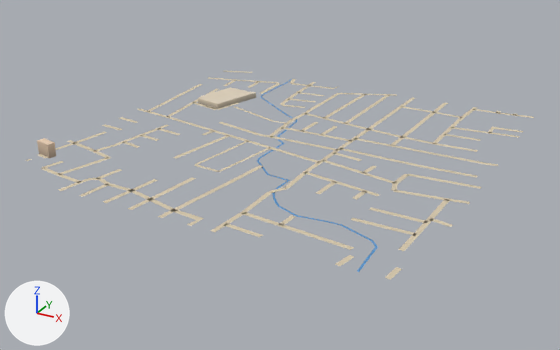
Renders of the glTF model public/assets/bengaluru-region-v1/tiles/t8_-21-l0.glb from each side of a commit.
Camera for both pictures: a 50 mm camera at (4682.0, -11062.0, 359.0) aimed at (4247.0, -10272.0, -36.0). Arrows for +X, +Y and +Z are at lower left; the lights stay in place. The picture after the commit comes second.

In view in the first picture: 'building', 'ground', 'water'.
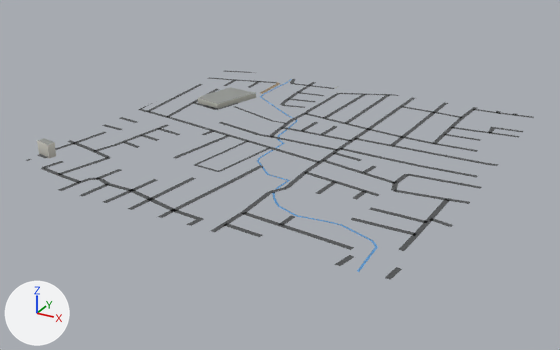
What differs and where, as boxes [x1, y1, x2, y2] in the pictures (560 x 350 px; the box of a moved part takes in the faces that stretch with it):
part 1 of me_building, recoloured: [37, 87, 256, 158] in both
part 2 of me_ground, moved or reshaped: [38, 77, 481, 266] in both
part 3 of me_ground, moved or reshaped: before [389, 94, 523, 133]; after [389, 94, 523, 138]
part 4 of me_ground, recoloured: [26, 77, 516, 280] in both

The edits, one by one:
me_building is used by ob_building; location (4000.0, -10500.0, 0.0).
me_building had 50 vertices, 71 faces and spanned x -3.0..117.0, y 65.0..395.0, z 0.0..18.0.
me_building now has 50 vertices, 92 faces and spans x -3.0..117.0, y 65.0..395.0, z 0.0..18.0.
me_building part 1: 71 kept faces spanning x -3.0..117.0, y 65.0..395.0, z 0.0..18.0 get new vertex colours.
Edits to the shape of me_building do not show in these pictures.
me_ground is used by ob_ground; location (4000.0, -10500.0, 0.0).
me_ground had 746 vertices, 562 faces and spanned x -3.0..501.0, y -1.0..503.0, z 1.0.
me_ground now has 771 vertices, 585 faces and spans x 0.0..500.0, y 0.0..500.0, z 1.0.
me_ground part 2: 31 vertices moved from x -1.0..499.0, y 0.0..501.0, z 1.0 to x 0.0..500.0, y 0.0..500.0, z 1.0; 17 vertices removed from x -3.0..501.0, y -1.0..499.0, z 1.0; 32 vertices added at x 0.0..500.0, y 0.0..500.0, z 1.0.
me_ground part 3: 6 vertices moved from x 296.0..477.0, y 476.0..503.0, z 1.0 to x 290.0..471.0, y 482.0..500.0, z 1.0; 6 vertices removed from x 370.0..471.0, y 425.0..499.0, z 1.0; 14 vertices added at x 370.0..500.0, y 406.0..500.0, z 1.0.
me_ground part 4: 505 kept faces spanning x 0.0..500.0, y 0.0..500.0, z 1.0 get new vertex colours; the middle colour goes from beige #d7c9ae to dark grey #535556.
Other edits to the shape of me_ground do not show in these pictures.
